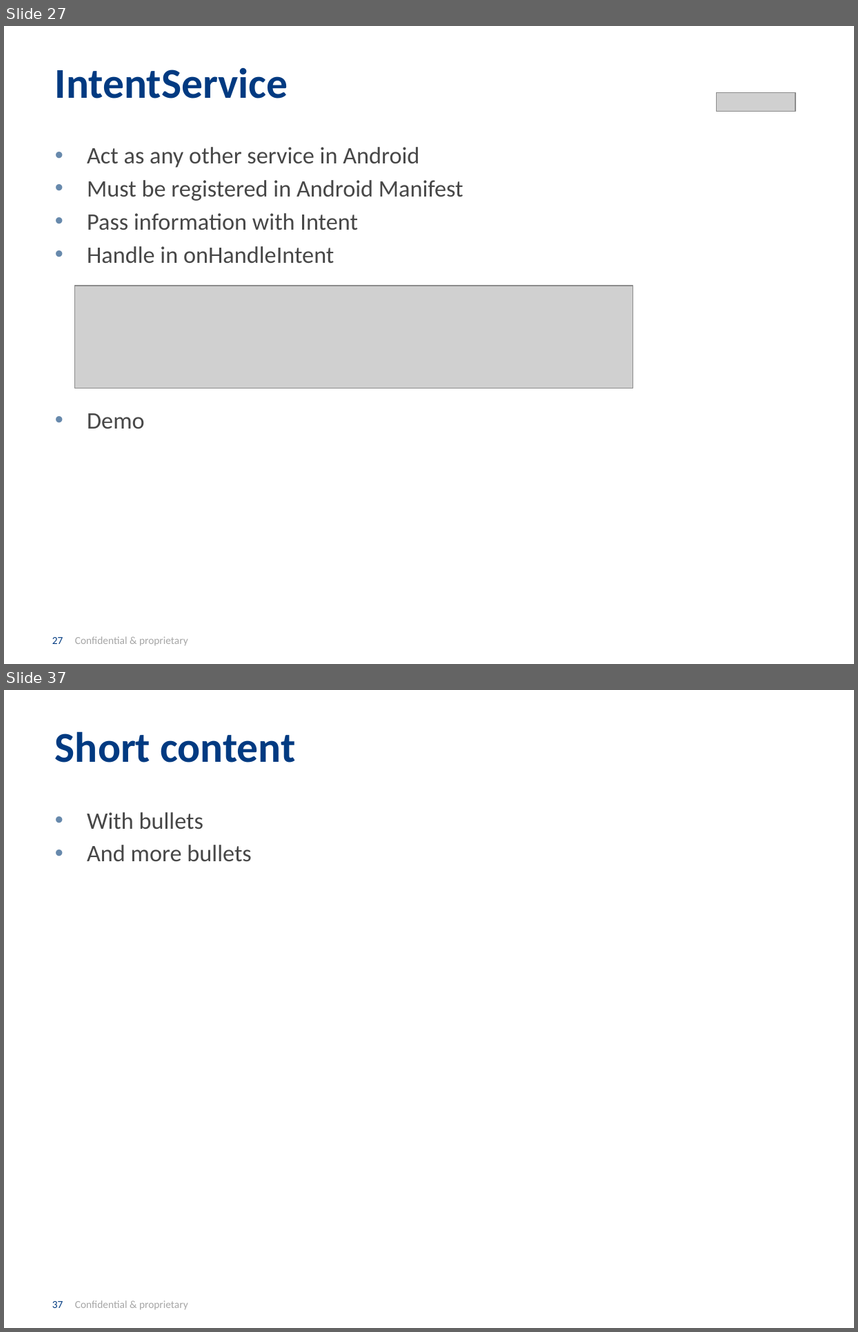
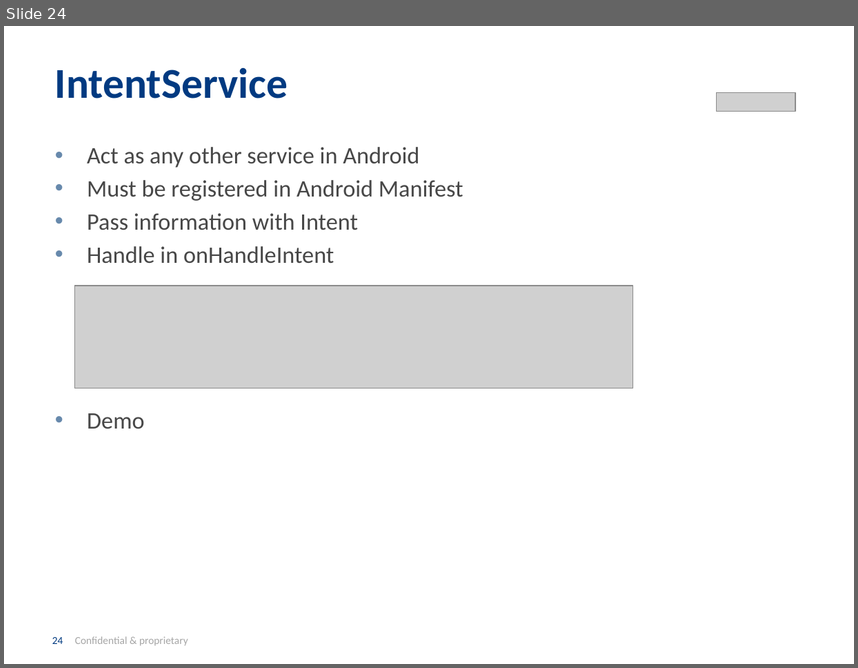
Before and after one commit to INRIX-Iurii-Okhmat/BrownBags, a slide deck: Presentation/Asynchronous Android.pptx. Shown one above the other, each under a label of ours: slides 27 and 37 before the commit, slide 24 after it; the slides between them are not shown. The pictures are 858x1332 and 858x668 pixels, drawn with LibreOffice and Linux fonts; fonts in the diff are those of the drawing; grey boxes stand for pictures; background and template pictures are left out. Boxes give left, top, right and bottom in pixels: in the first picture for what was removed or moved away, otherwise in the second. Text is boxed around its words. In the diff, an @@ line names an element or a change of style, - is before the commit and + after.

```diff
--- a/Presentation/Asynchronous Android.pptx
+++ b/Presentation/Asynchronous Android.pptx
@@ slide 37 removed at (4,690,854,1328), background #FFFFFF; not listed: 1 template element that a slide beside it also shows @@
@@ title removed at (55,731,295,762) @@
-Short content
@@ text removed at (87,812,251,862) @@
-• With bullets
-• And more bullets
@@ what was slide 27 is now slide 24 @@
@@ page number at (52,636,188,646): text changed @@
-27 Confidential & proprietary
+24 Confidential & proprietary
```
Also in this commit, not shown: 13 slides changed, 3 slides added, 11 other slides removed, 1 other file.
